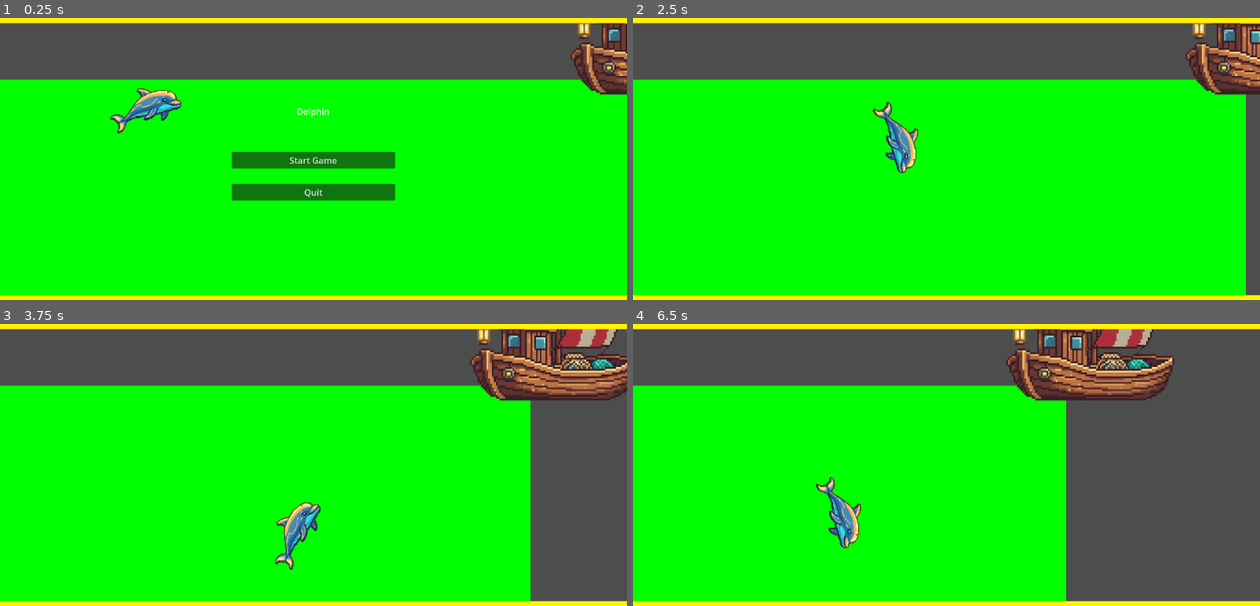
Above: before the commit, frames 1-4 (two rows, left to right).
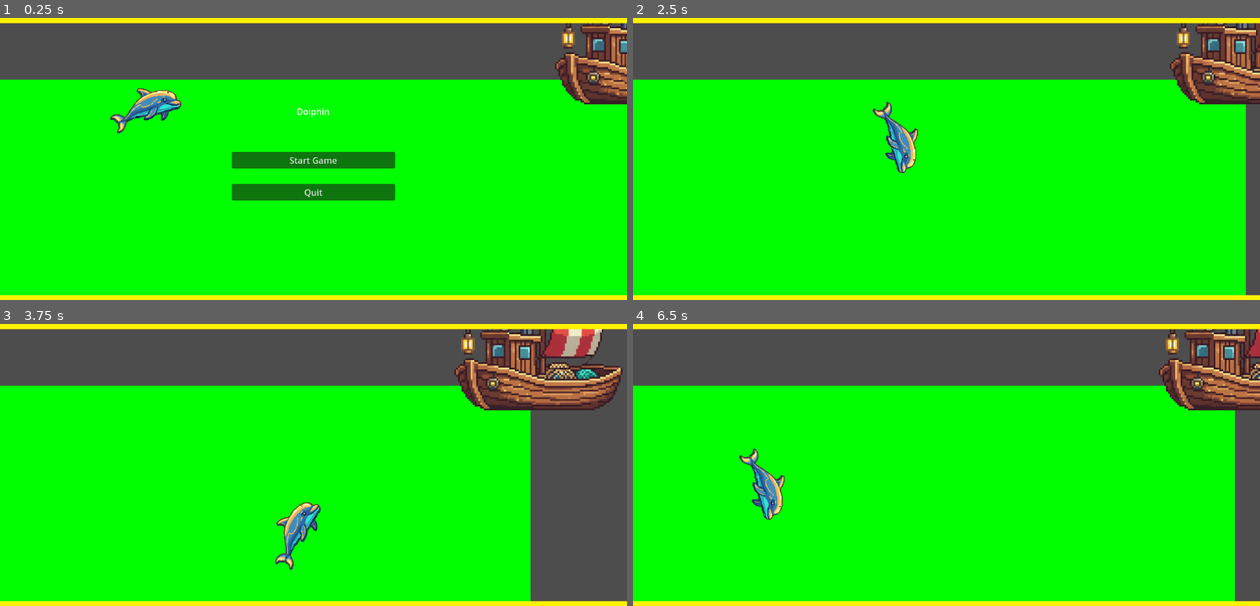
Above: after the commit, the same moments.

Repository: sandritalb/dolphin_ai
Game: Godot game, scene res://scenes/main.tscn
The game is run twice, just before and just after one commit, with the same random seed, the same clock (stepped at 60 frames per second) and the same inputs.
Inputs:
- Up to frame 1 (0.25 s): no input
- Up to frame 2 (2.5 s): click "Start Game" at 0.5 s; tap Enter (ui_accept) at 1.25, 1.52, 2.27 s; hold Right (ui_right) 1.28-2.03 s; hold Down (ui_down) from 2.03 s (still down)
- Up to frame 3 (3.75 s): release Down (ui_down) at 2.78 s; hold Right (ui_right) 2.78-3.53 s; hold Up (ui_up) from 3.53 s (still down)
- Up to frame 4 (6.5 s): tap Enter (ui_accept) at 3.77, 4.52, 5.27 s; release Up (ui_up) at 4.28 s; hold Left (ui_left) 4.28-5.78 s; hold Down (ui_down) from 5.78 s (still down)

The runs differ from the first frame. In frame 1, 2.5% of the frame differs, in the area x 88-100%, y 1-31%; in frame 2, 3.2%; in frame 3, 6.1%; in frame 4, 30%, in the area x 16-100%, y 1-99%.

Commit message:
feat: Implement stun mechanics for dolphin on boat collision; update player input for left movement; enhance shark sprite mirroring

Diff:
--- a/scenes/main.tscn
+++ b/scenes/main.tscn
@@ -1,11 +1,10 @@
-[gd_scene load_steps=12 format=3 uid="uid://crvd34oyxlqvf"]
+[gd_scene load_steps=11 format=3 uid="uid://crvd34oyxlqvf"]
 
 [ext_resource type="Script" uid="uid://36mglcqoomaa" path="res://scripts/camera.gd" id="1_jyhfs"]
 [ext_resource type="Script" uid="uid://cygc517leoia2" path="res://scripts/game_manager.gd" id="1_tipki"]
 [ext_resource type="PackedScene" uid="uid://bh2rvmu3i3oo3" path="res://scenes/Water.tscn" id="2_jyhfs"]
 [ext_resource type="PackedScene" uid="uid://k1dy8g8njeco" path="res://scenes/Border.tscn" id="2_sugp2"]
 [ext_resource type="PackedScene" uid="uid://bvvgqdmvn0x1j" path="res://scenes/Boat.tscn" id="4_o6xl0"]
-[ext_resource type="PackedScene" uid="uid://ctx3a85l4ts3r" path="res://scenes/DolphinAI.tscn" id="4_tbgi4"]
 [ext_resource type="Script" uid="uid://c803solqrng77" path="res://scripts/obstacle_generator.gd" id="5_85g3d"]
 [ext_resource type="PackedScene" uid="uid://ctx3a85l4ts2r" path="res://scenes/DolphinPlayer.tscn" id="5_tefeu"]
 [ext_resource type="PackedScene" uid="uid://c4ggd2praa3ra" path="res://scenes/Shark.tscn" id="7_tipki"]
@@ -42,11 +41,8 @@
 [node name="BoatContainer" type="Node" parent="Obstacles"]
 
 [node name="Boat" parent="." instance=ExtResource("4_o6xl0")]
-position = Vector2(629, -118)
+position = Vector2(600, -100)
 physics_material_override = SubResource("PhysicsMaterial_tipki")
-
-[node name="DolphinAI" parent="." instance=ExtResource("4_tbgi4")]
-visible = false
 
 [node name="Dolphin" parent="." instance=ExtResource("5_tefeu")]
 position = Vector2(-294, 6)
--- a/scripts/Dolphin.gd
+++ b/scripts/Dolphin.gd
@@ -26,12 +26,19 @@
 @export var water_level = -100.0           # Y position of water surface
 @export var water_detection_range = 10.0
 
+# Stun/Impact mechanics
+@export var stun_duration: float = 0.1     # Stun duration on boat collision (seconds)
+@export var stun_knockback: float = 150.0  # Knockback speed when hit (pixels/second)
+
 # Internal state
 var is_in_water: bool = true
 
 # Speed burst state
 var speed_burst_timer: float = 0.0
 var is_speed_bursting: bool = false
+
+# Stun state
+var is_stunned: bool = false
 
 # Controller references
 var controller: Node = null
@@ -80,9 +87,17 @@
 	if controller and controller.has_method("get_input"):
 		input_direction = controller.get_input(delta)
 
+	# Check for boat collision
+	_check_boat_collision()
+
 	# ============================================================================
 	# APPLY PHYSICS BASED ON MEDIUM
 	# ============================================================================
+
+	# Skip physics if stunned
+	if is_stunned:
+		move_and_slide()
+		return
 
 	if is_in_water:
 		# WATER PHYSICS - Apply acceleration and friction
@@ -118,6 +133,37 @@
 	# Rotate dolphin toward movement direction
 	if velocity.length() > 10.0:
 		rotation = velocity.angle()
+
+
+# ============================================================================
+# COLLISION DETECTION
+# ============================================================================
+
+func _check_boat_collision() -> void:
+	# Check all slide collisions from move_and_slide
+	for i in range(get_slide_collision_count()):
+		var collision = get_slide_collision(i)
+		var body = collision.get_collider()
+		if body and body.name == "Boat":
+			# Apply stun effect with knockback
+			_apply_stun(body)
+			break
+
+
+func _apply_stun(boat: Node2D) -> void:
+	if not is_stunned:
+		is_stunned = true
+
+		# Calculate knockback direction (opposite to boat)
+		var knockback_direction = (position - boat.position).normalized()
+		velocity = knockback_direction * stun_knockback
+
+		print("💥 Boat hit! Stunned for %.1f seconds" % stun_duration)
+
+		# Use timer to automatically end stun
+		await get_tree().create_timer(stun_duration).timeout
+		is_stunned = false
+		print("✅ Stun ended")
 
 
 # ============================================================================
--- a/scripts/boat.gd
+++ b/scripts/boat.gd
@@ -1 +1,5 @@
 extends StaticBody2D
+
+# ============================================================================
+# BOAT - Obstacle that stuns the dolphin on collision
+# ============================================================================
--- a/scripts/dolphin_player.gd
+++ b/scripts/dolphin_player.gd
@@ -35,7 +35,8 @@
 	if is_in_water:
 		if Input.is_action_pressed(key_right):
 			input_direction.x = 1.0
-		# No left movement allowed
+		if Input.is_action_pressed(key_left):
+			input_direction.x = -1.0
 		if Input.is_action_pressed(key_up):
 			input_direction.y = -1.0
 		if Input.is_action_pressed(key_down):
--- a/scripts/shark.gd
+++ b/scripts/shark.gd
@@ -52,9 +52,11 @@
 	var direction = (current_target - position).normalized()
 	position += direction * patrol_speed * delta
 
-	# Rotate shark to face movement direction
-	if direction != Vector2.ZERO:
-		rotation = direction.angle()
+	# Mirror shark sprite based on movement direction
+	if direction.x > 0:
+		scale.x = abs(scale.x)  # Face right
+	elif direction.x < 0:
+		scale.x = -abs(scale.x)  # Face left (mirrored)
 
 	# Check if reached target and switch direction
 	if position.distance_to(current_target) < patrol_speed * delta:
